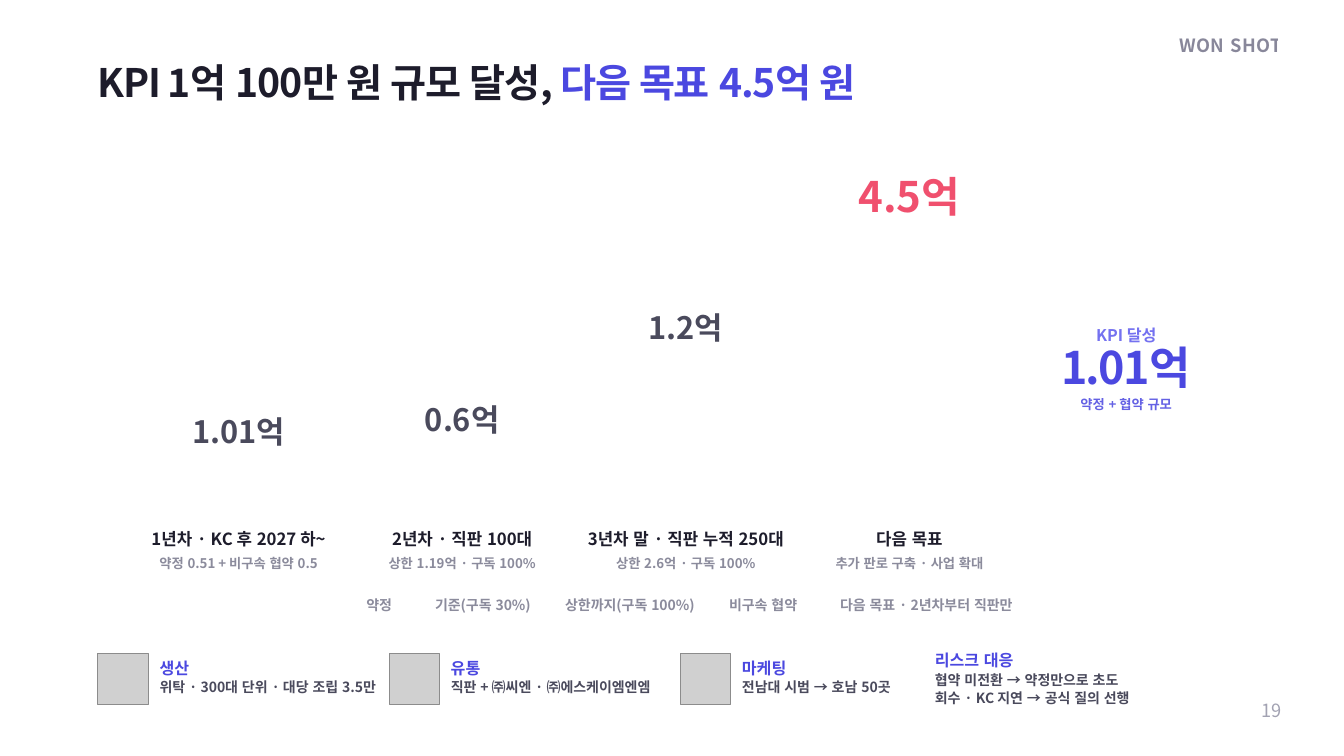
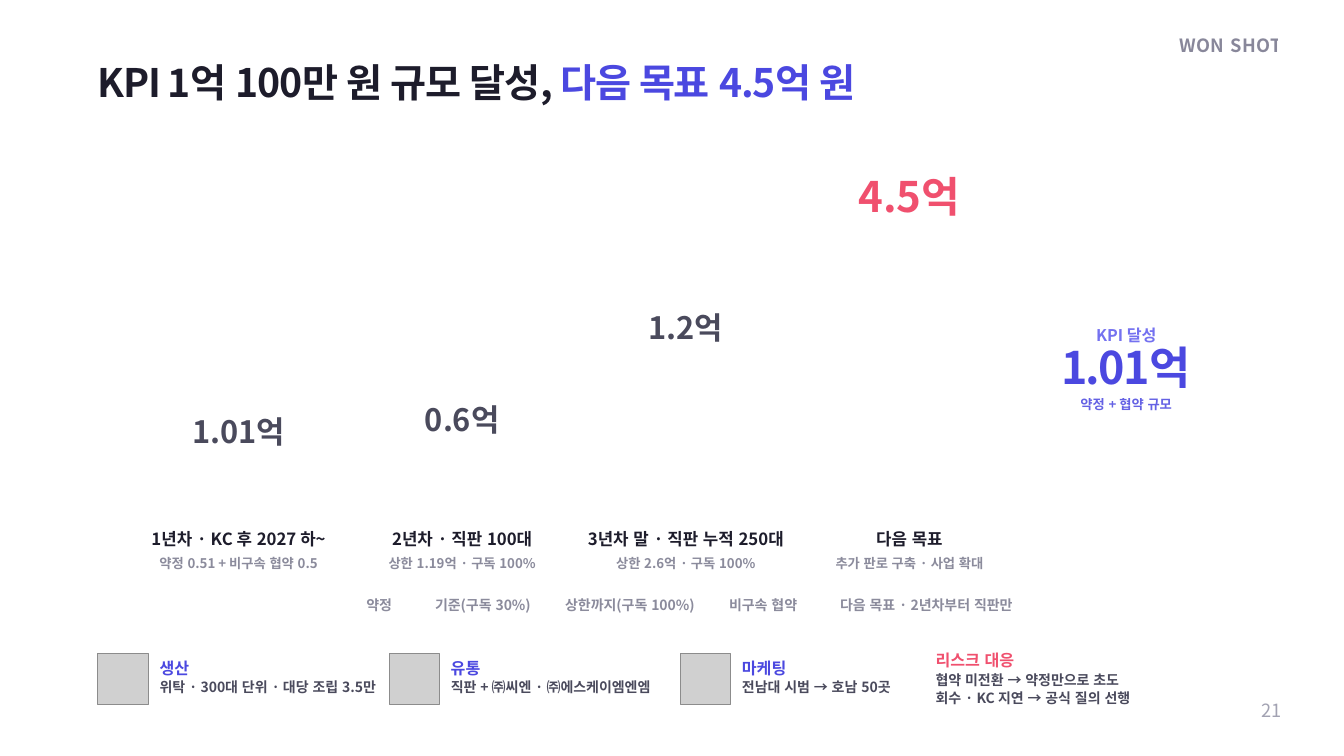
Before and after one commit to yhkwon2004/pet_test, a slide deck: slide 21 of export/INFU-RETRO_IR_WON-SHOT_editable.pptx (slide 19 before the commit). Drawn at 1344x756 pixels with LibreOffice and Linux fonts; fonts in the diff are those of the drawing; grey boxes stand for pictures; background and template pictures are left out. Boxes give left, top, right and bottom in pixels: in the first picture for what was removed or moved away, otherwise in the second. Text is boxed around its words. In the diff, an @@ line names an element or a change of style, - is before the commit and + after.

```diff
--- a/export/INFU-RETRO_IR_WON-SHOT_editable.pptx
+++ b/export/INFU-RETRO_IR_WON-SHOT_editable.pptx
@@ text "리스크 대응" at box(936, 652, 1015, 668): text colour #4B48E0 to #F0506E @@
@@ text at box(1262, 703, 1282, 717): text changed @@
-19
+21
```
Also in this commit, not shown: 19 other slides changed, 2 slides added, 2 other files.
